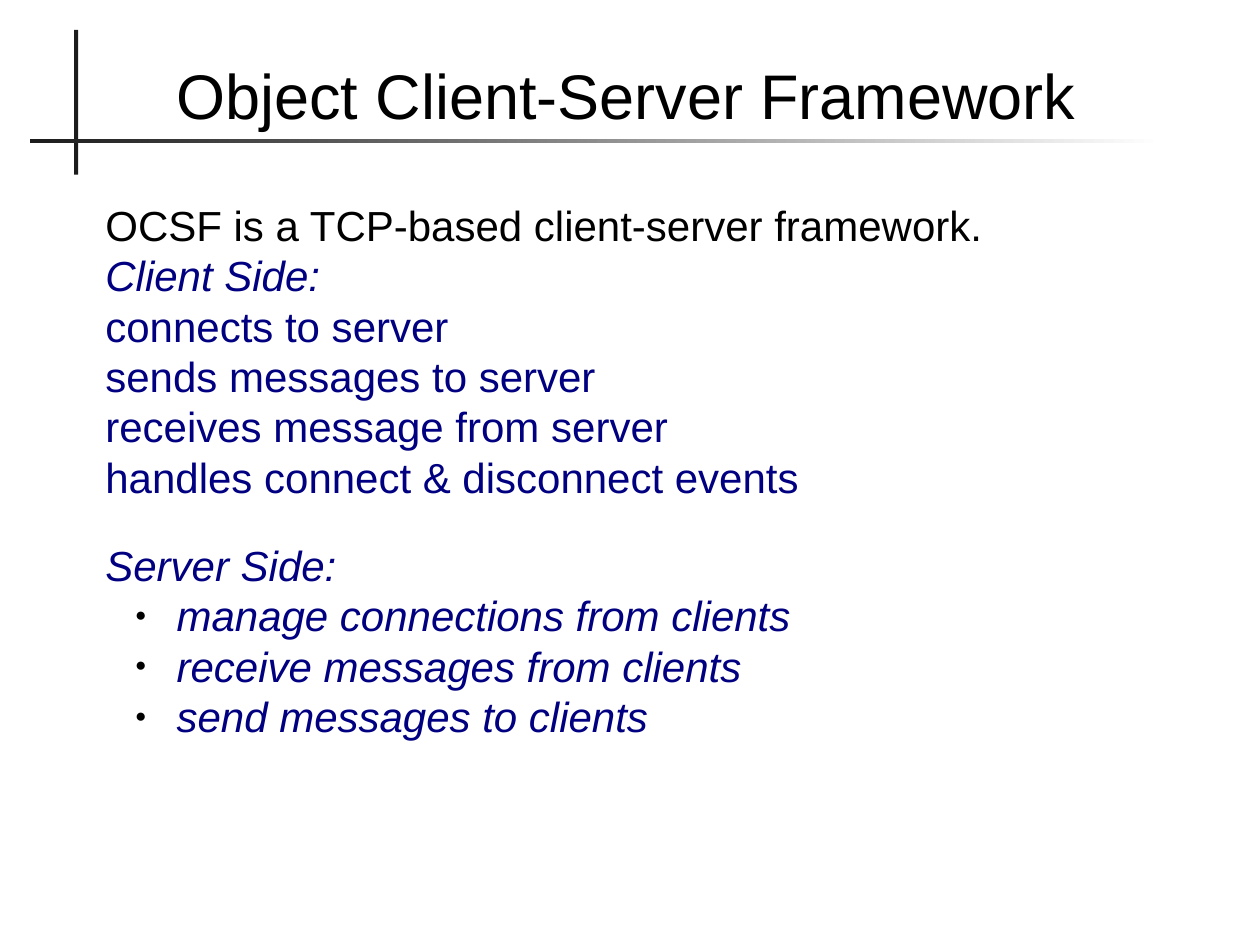
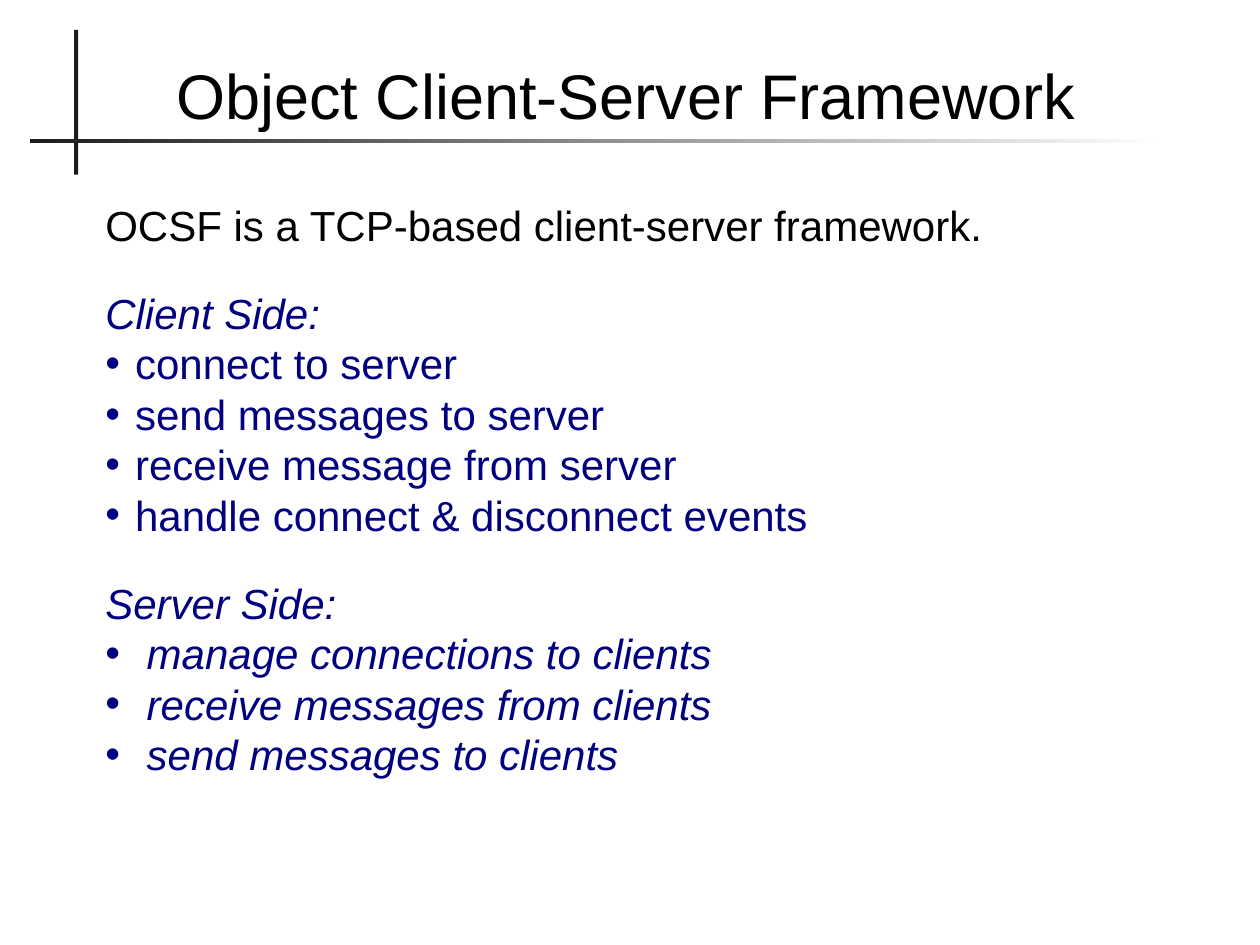
Before and after one commit to skeoop/skeoop.github.io, a slide deck: slide 6 of frameworks/Frameworks.pptx (slide 5 before the commit). Drawn at 1260x945 pixels with LibreOffice and Linux fonts; fonts in the diff are those of the drawing. Boxes give left, top, right and bottom in pixels: in the first picture for what was removed or moved away, otherwise in the second. Text is boxed around its words. In the diff, an @@ line names an element or a change of style, - is before the commit and + after.

```diff
--- a/frameworks/Frameworks.pptx
+++ b/frameworks/Frameworks.pptx
@@ text at (x1=135, y1=351, x2=808, y2=532): text changed @@
-connects to server
-sends messages to server
-receives message from server
-handles connect & disconnect events
+• connect to server
+• send messages to server
+• receive message from server
+• handle connect & disconnect events
@@ text at (x1=147, y1=638, x2=712, y2=678): text changed @@
-  ● manage connections from clients
+• manage connections to clients
@@ text at (x1=147, y1=689, x2=711, y2=779): bullet ● to •; list level 2 to 1 in "receive messages from clients"; bullet colour #000000 to #000080; list level 2 to 1 in "send messages to clients" @@
```
Also in this commit, not shown: 6 other slides changed, 2 slides added, 5 other files.
